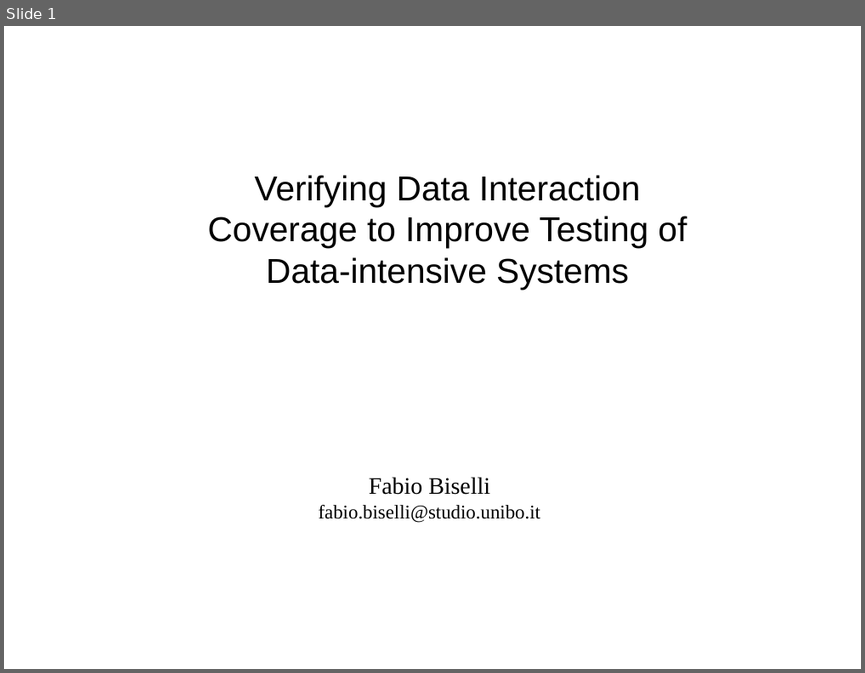
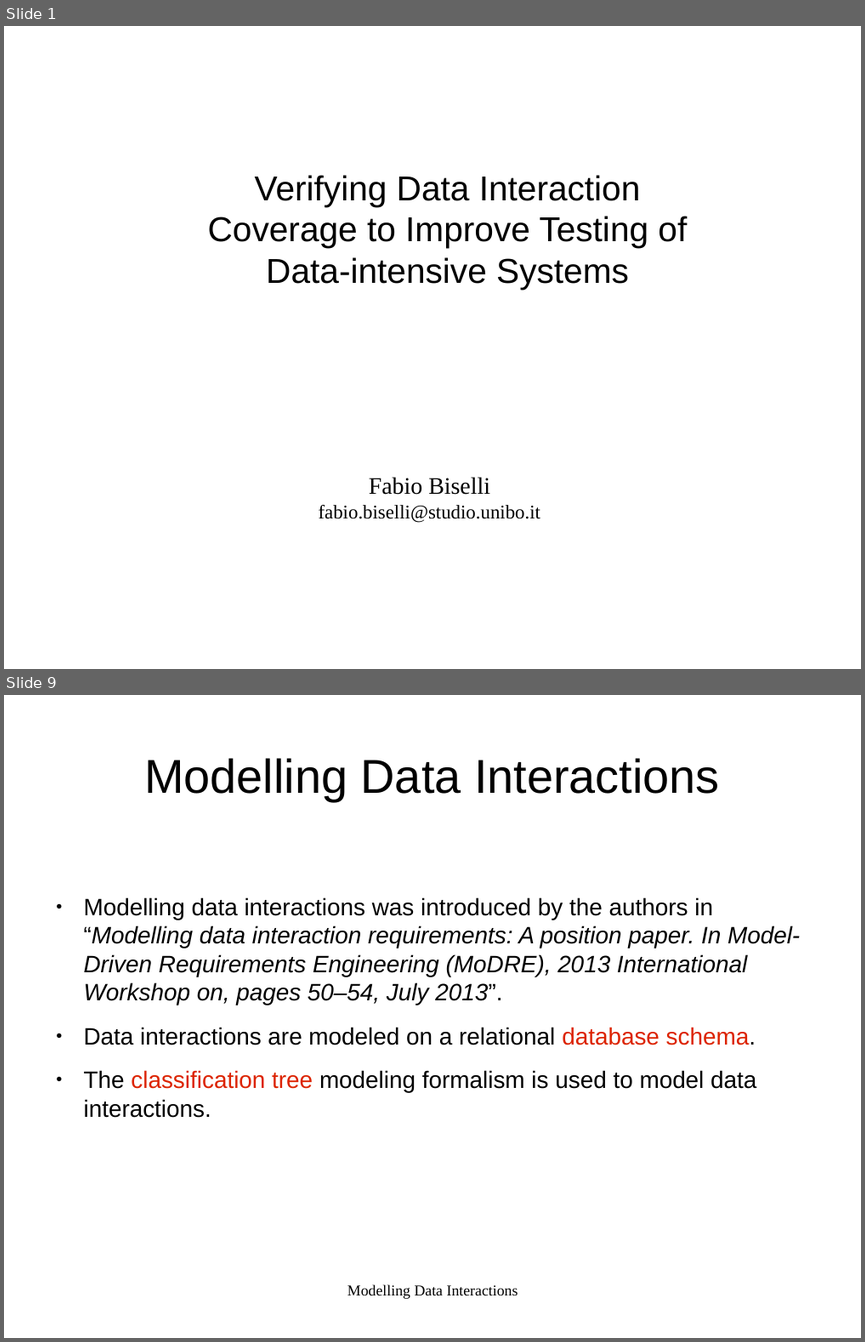
Before and after one commit to FabioBis/University, a slide deck: UNIBO/ComplementiBD/DataInteractionCoverage.odp. Shown one above the other, each under a label of ours: slide 1 before the commit, slides 1 and 9 after it; the slides between them are not shown. The pictures are 865x673 and 865x1342 pixels, drawn with LibreOffice and Linux fonts; fonts in the diff are those of the drawing. Boxes give left, top, right and bottom in pixels: in the first picture for what was removed or moved away, otherwise in the second. Text is boxed around its words. In the diff, an @@ line names an element or a change of style, - is before the commit and + after.

```diff
--- a/UNIBO/ComplementiBD/DataInteractionCoverage.odp
+++ b/UNIBO/ComplementiBD/DataInteractionCoverage.odp
@@ slide 9 added at (x1=4, y1=695, x2=861, y2=1338), background #FFFFFF @@
@@ title added at (x1=144, y1=758, x2=720, y2=801), 44 pt, text #000000 @@
+Modelling Data Interactions
@@ text added at (x1=84, y1=897, x2=800, y2=1117), 22 pt, text #000000 @@
+● Modelling data interactions was introduced by the authors in “Modelling data interaction requirements: A position paper. In Model-Driven Requirements Engineering (MoDRE), 2013 International Workshop on, pages 50–54, July 2013”.
+● Data interactions are modeled on a relational database schema.
+● The classification tree modeling formalism is used to model data interactions.
@@ text added at (x1=347, y1=1284, x2=518, y2=1299), 14 pt, text #000000 @@
+Modelling Data Interactions
```
Also in this commit, not shown: 3 slides changed, 17 other slides added, 2 slides removed, 1 other file.
